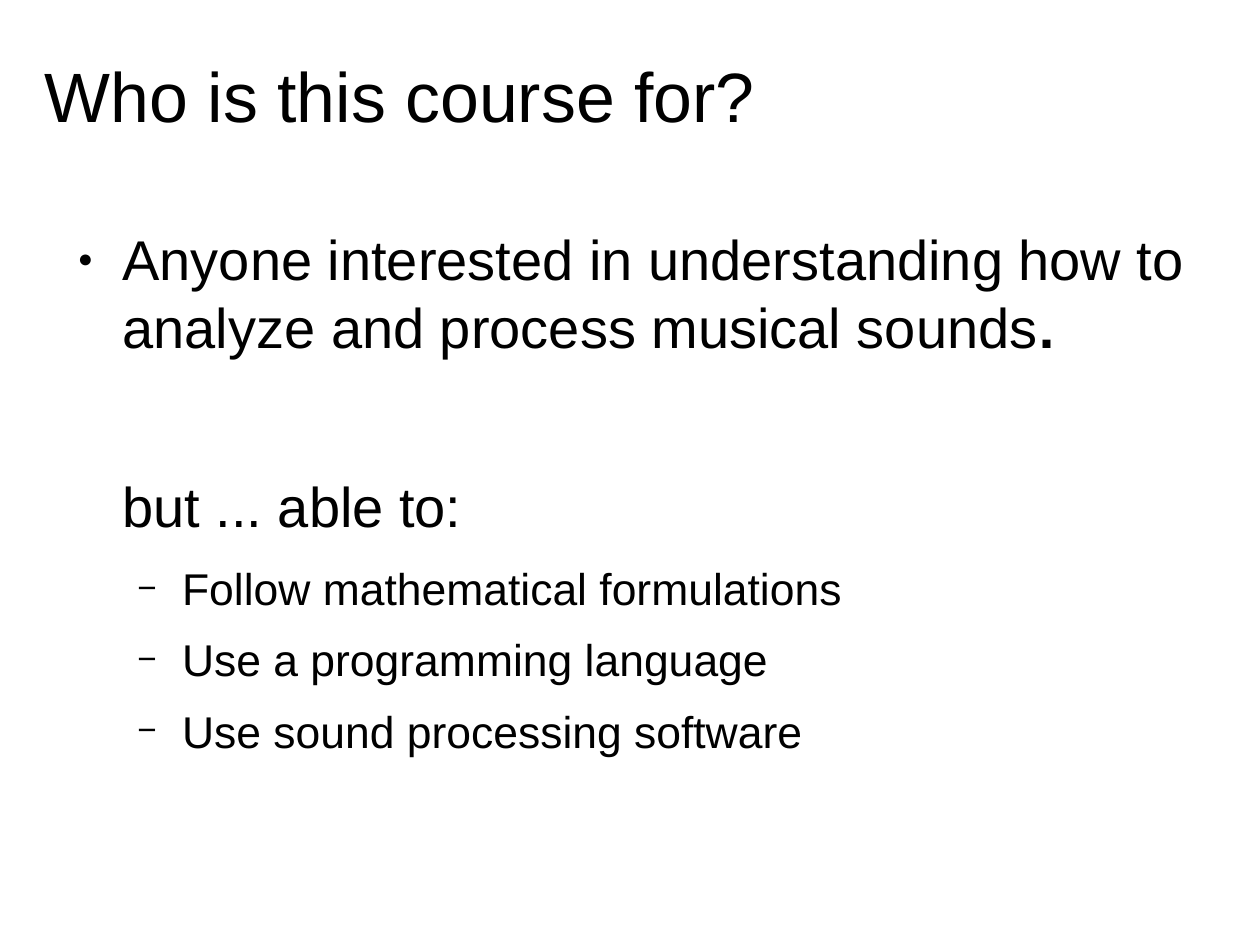
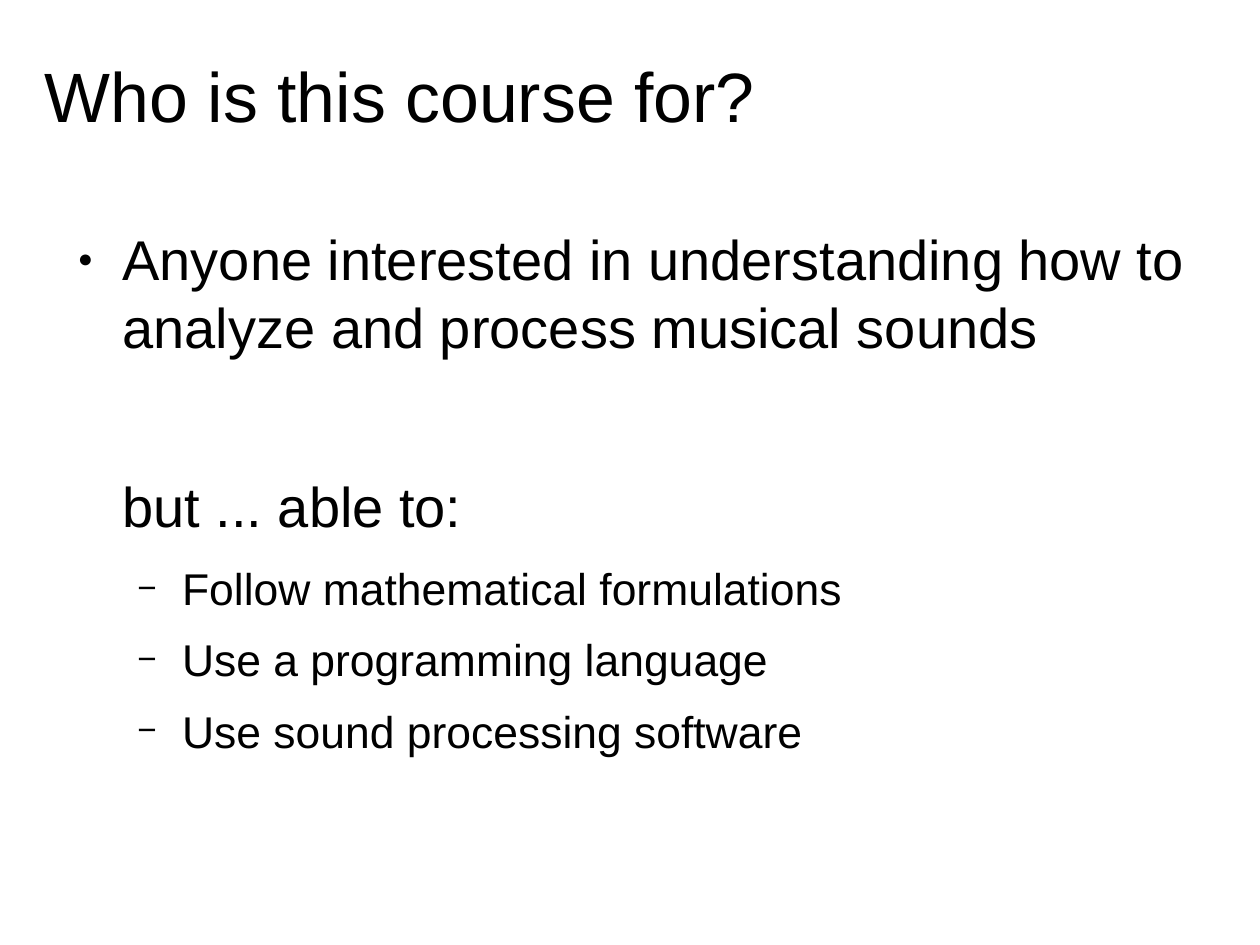
Before and after one commit to hoinx/sms-tools, a slide deck: slide 4 of lectures/1-Introduction/1T1-Welcome.odp. Drawn at 1260x945 pixels with LibreOffice and Linux fonts; fonts in the diff are those of the drawing. Boxes give left, top, right and bottom in pixels: in the first picture for what was removed or moved away, otherwise in the second. Text is boxed around its words. In the diff, an @@ line names an element or a change of style, - is before the commit and + after.

```diff
--- a/lectures/1-Introduction/1T1-Welcome.odp
+++ b/lectures/1-Introduction/1T1-Welcome.odp
@@ text at [123, 239, 1184, 358]: text changed @@
-● Anyone interested in understanding how to analyze and process musical sounds.
+● Anyone interested in understanding how to analyze and process musical sounds
```
Also in this commit, not shown: 27 other files.
